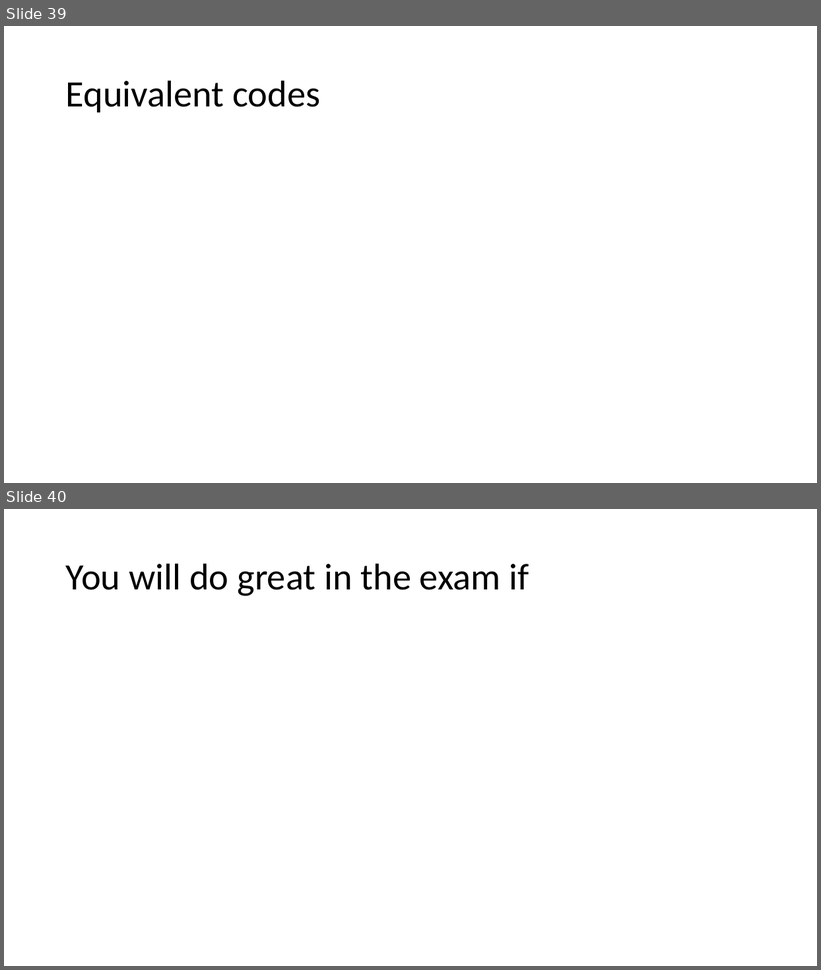
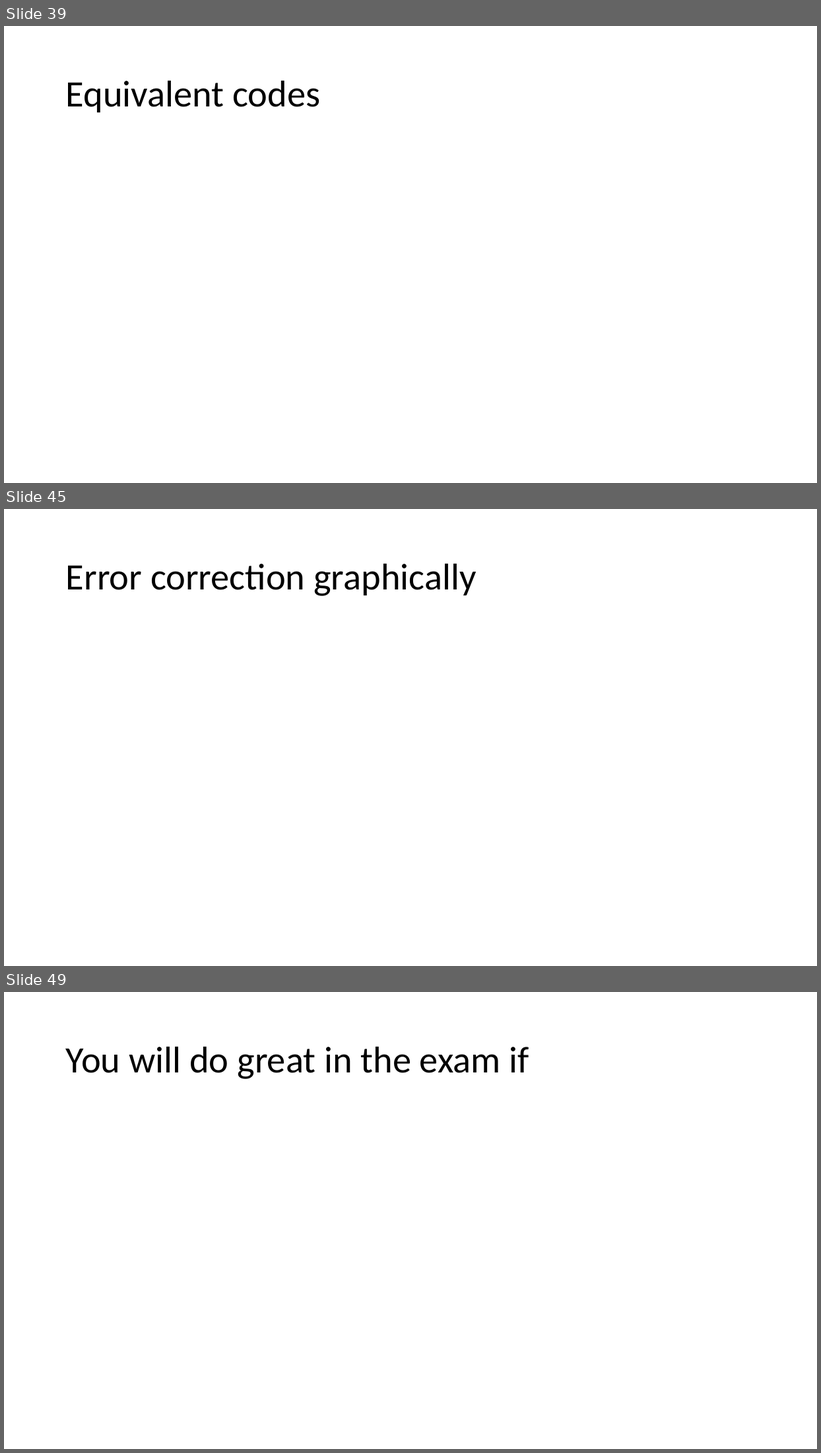
Before and after one commit to delkouss/Computation-and-Information_Carmina-copy, a slide deck: slides/Week 3/Week 3.pptm. Shown one above the other, each under a label of ours: slides 39 and 40 before the commit, slides 39, 45 and 49 after it; the slides between them are not shown. The pictures are 821x970 and 821x1453 pixels, drawn with LibreOffice and Linux fonts; fonts in the diff are those of the drawing; grey boxes stand for pictures; background and template pictures are left out. Boxes give left, top, right and bottom in pixels: in the first picture for what was removed or moved away, otherwise in the second. Text is boxed around its words. In the diff, an @@ line names an element or a change of style, - is before the commit and + after.

```diff
--- a/slides/Week 3/Week 3.pptm
+++ b/slides/Week 3/Week 3.pptm
@@ slide 45 added at (4,509,817,966), background picture (left out) @@
@@ title added at (66,563,476,596), 44 pt, text #000000 @@
+Error correction graphically
@@ what was slide 40 is now slide 49 @@
```
Also in this commit, not shown: 8 other slides added, 4 other files.
